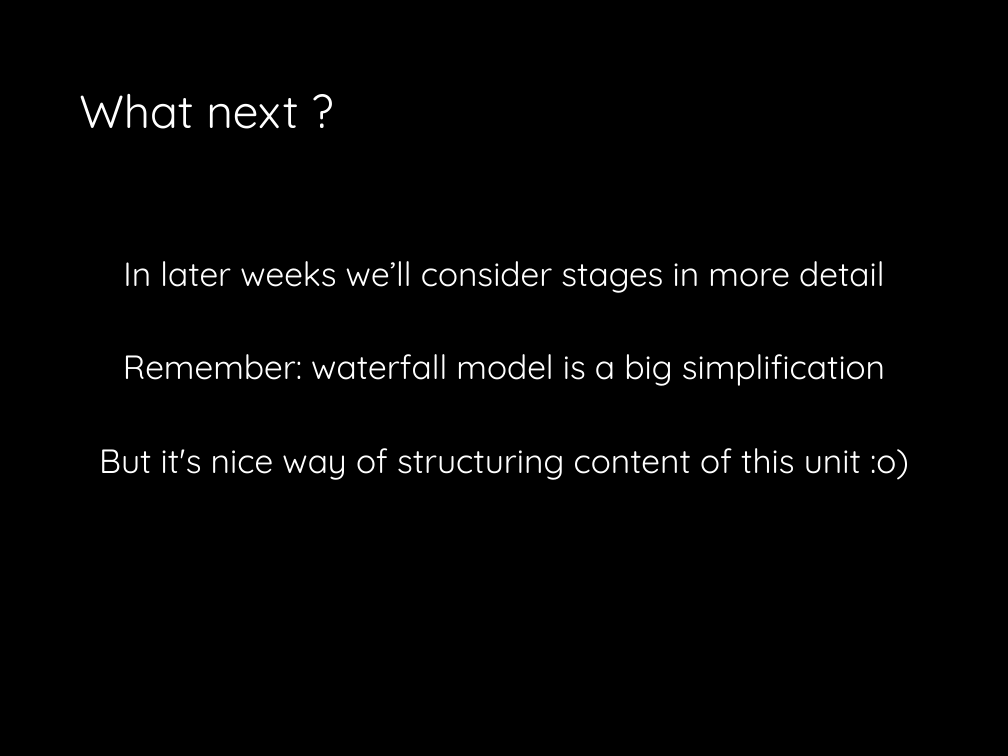
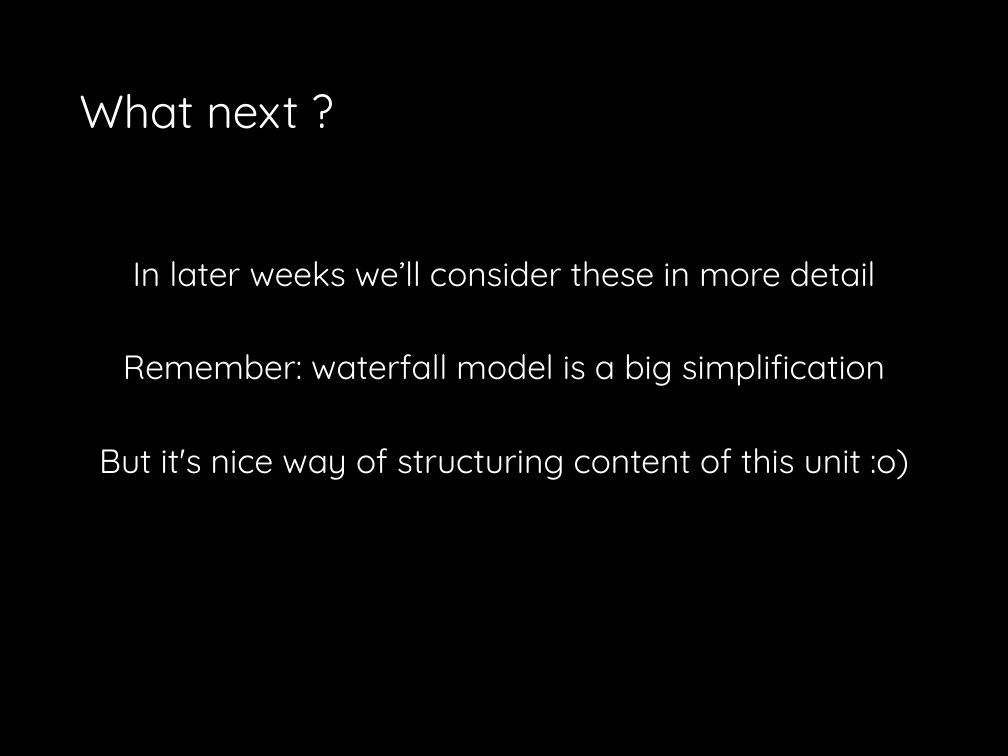
Before and after one commit to fossabot/SPE2018, a slide deck: slide 18 of Lecture Slides/03 Software Process.pptx. Drawn at 1008x756 pixels with LibreOffice and Linux fonts; fonts in the diff are those of the drawing. Boxes give left, top, right and bottom in pixels: in the first picture for what was removed or moved away, otherwise in the second. Text is boxed around its words. In the diff, an @@ line names an element or a change of style, - is before the commit and + after.

```diff
--- a/Lecture Slides/03 Software Process.pptx
+++ b/Lecture Slides/03 Software Process.pptx
@@ text at (x1=133, y1=261, x2=875, y2=287): text changed @@
-In later weeks we’ll consider stages in more detail
+In later weeks we’ll consider these in more detail
```
Also in this commit, not shown: 7 other slides changed.
